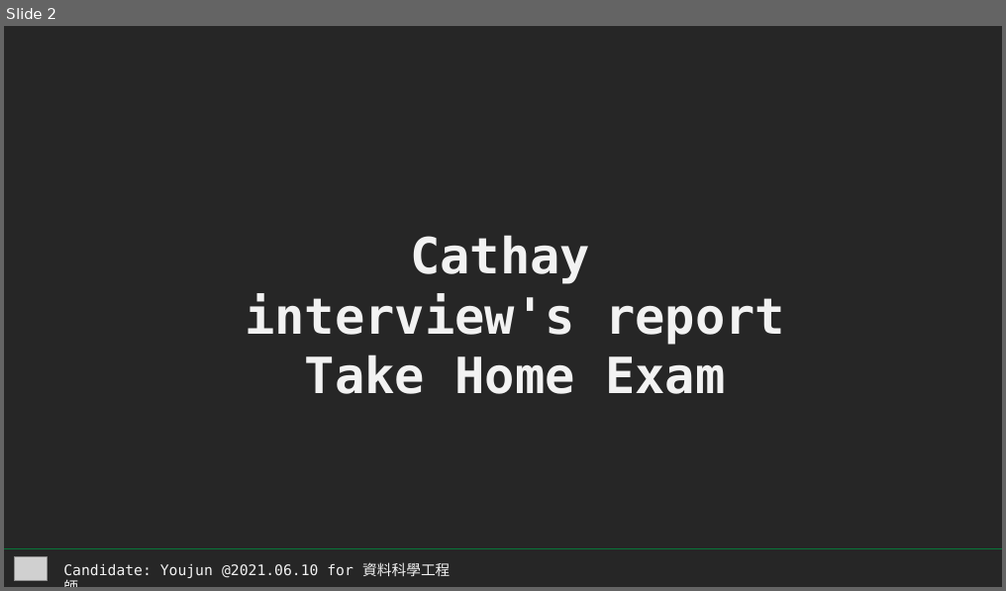
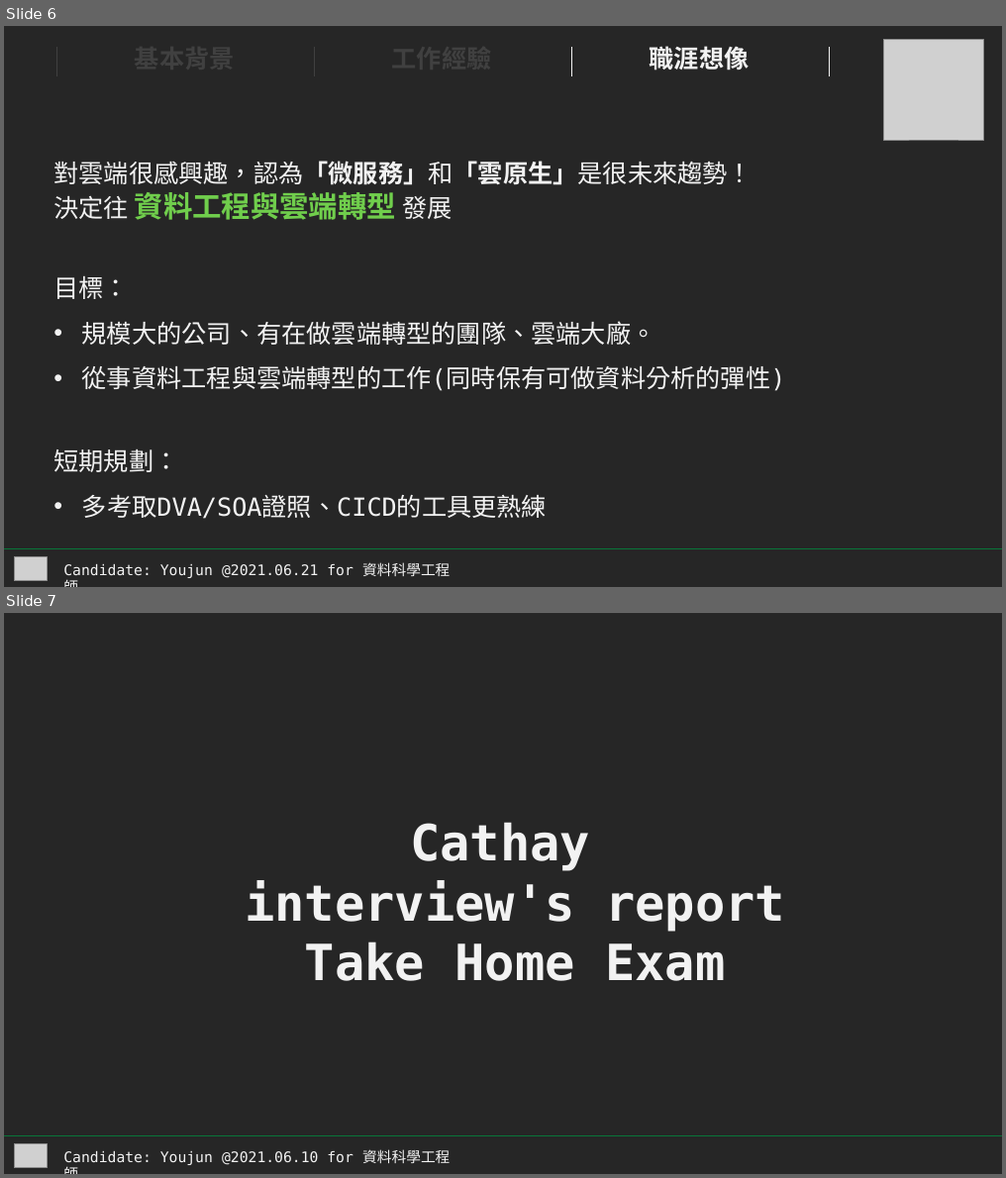
Before and after one commit to littlefish0331/cathay_intervie_591, a slide deck: report_youjun.pptx. Shown one above the other, each under a label of ours: slide 2 before the commit, slides 6 and 7 after it. The pictures are 1006x591 and 1006x1178 pixels, drawn with LibreOffice and Linux fonts; fonts in the diff are those of the drawing; grey boxes stand for pictures. Boxes give left, top, right and bottom in pixels: in the first picture for what was removed or moved away, otherwise in the second. Text is boxed around its words. In the diff, an @@ line names an element or a change of style, - is before the commit and + after.

```diff
--- a/report_youjun.pptx
+++ b/report_youjun.pptx
@@ slide 6 added at box(4, 26, 1002, 587), background #262626 @@
@@ line added from (56, 76) to (56, 47), #404040 0.5 pt @@
@@ line added from (314, 76) to (314, 47), #404040 0.5 pt @@
@@ line added from (571, 76) to (571, 47), #F2F2F2 0.5 pt @@
@@ text added at box(649, 46, 749, 70), 24 pt, text #F2F2F2, bold @@
+職涯想像
@@ line added from (829, 76) to (829, 47), #F2F2F2 0.5 pt @@
@@ picture added at box(884, 40, 985, 140) @@
@@ text added at box(54, 161, 752, 220), 24 pt, text #F2F2F2 @@
+對雲端很感興趣，認為「微服務」和「雲原生」是很未來趨勢！
+決定往 資料工程與雲端轉型 發展
@@ text added at box(54, 276, 786, 391), 24 pt, text #F2F2F2 @@
+目標：
+• 規模大的公司、有在做雲端轉型的團隊、雲端大廠。
+• 從事資料工程與雲端轉型的工作(同時保有可做資料分析的彈性)
@@ text added at box(54, 450, 547, 519), 24 pt, text #F2F2F2 @@
+短期規劃：
+• 多考取DVA/SOA證照、CICD的工具更熟練
@@ line added from (4, 550) to (1002, 550), #087639 0.5 pt @@
@@ picture added at box(14, 558, 47, 580) @@
@@ text added at box(63, 563, 450, 578), 14 pt, text #F2F2F2 @@
+Candidate: Youjun @2021.06.21 for 資料科學工程師
@@ what was slide 2 is now slide 7 @@
```
Also in this commit, not shown: 30 other slides added, 3 slides removed, 14 other files.
